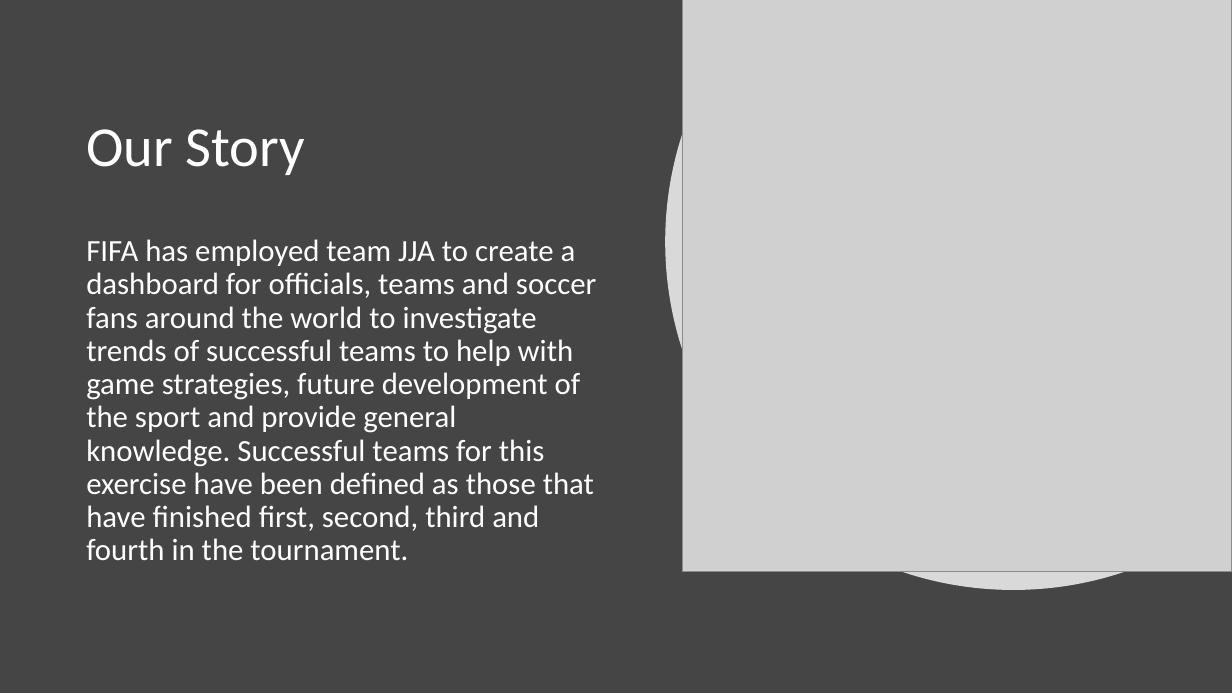
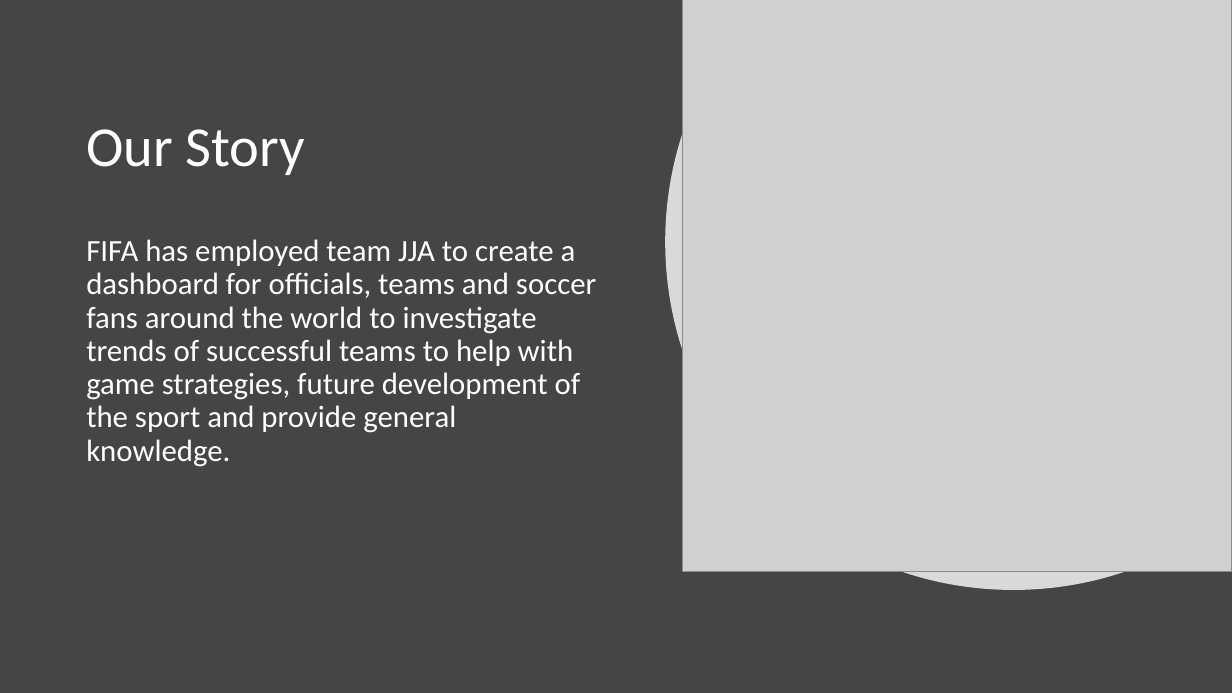
Before and after one commit to johnwanng/projectTWO, a slide deck: slide 3 of FIFA World Cup Presentation.pptx. Drawn at 1232x693 pixels with LibreOffice and Linux fonts; fonts in the diff are those of the drawing; grey boxes stand for pictures. Boxes give left, top, right and bottom in pixels: in the first picture for what was removed or moved away, otherwise in the second. Text is boxed around its words. In the diff, an @@ line names an element or a change of style, - is before the commit and + after.

```diff
--- a/FIFA World Cup Presentation.pptx
+++ b/FIFA World Cup Presentation.pptx
@@ text at [86,239,596,467]: text changed @@
-FIFA has employed team JJA to create a dashboard for officials, teams and soccer fans around the world to investigate trends of successful teams to help with game strategies, future development of the sport and provide general knowledge. Successful teams for this exercise have been defined as those that have finished first, second, third and fourth in the tournament.
+FIFA has employed team JJA to create a dashboard for officials, teams and soccer fans around the world to investigate trends of successful teams to help with game strategies, future development of the sport and provide general knowledge.
```
Also in this commit, not shown: 2 other slides changed, 1 slide added.
